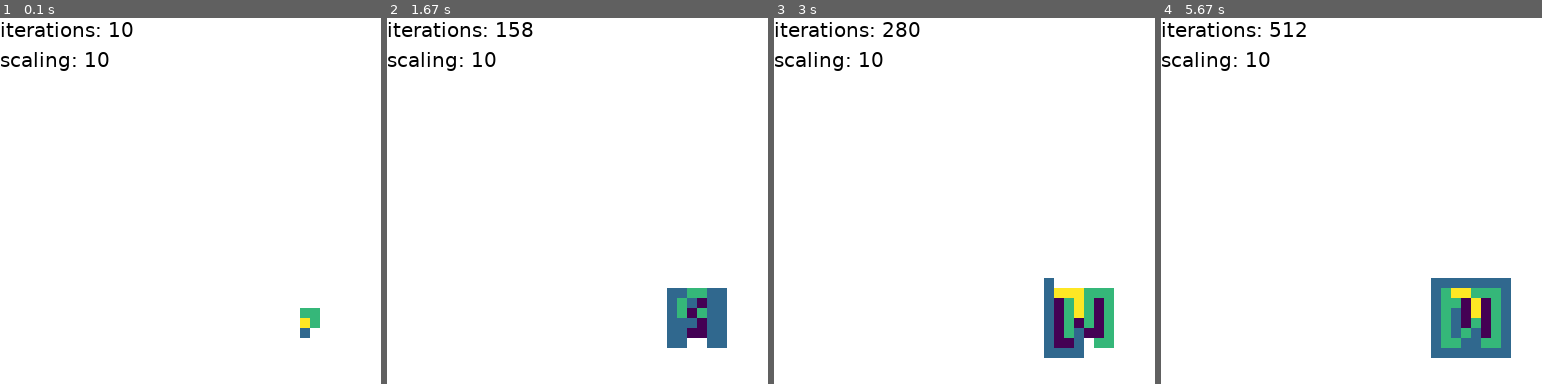
Above: before the commit, frames 1-4 (left to right).
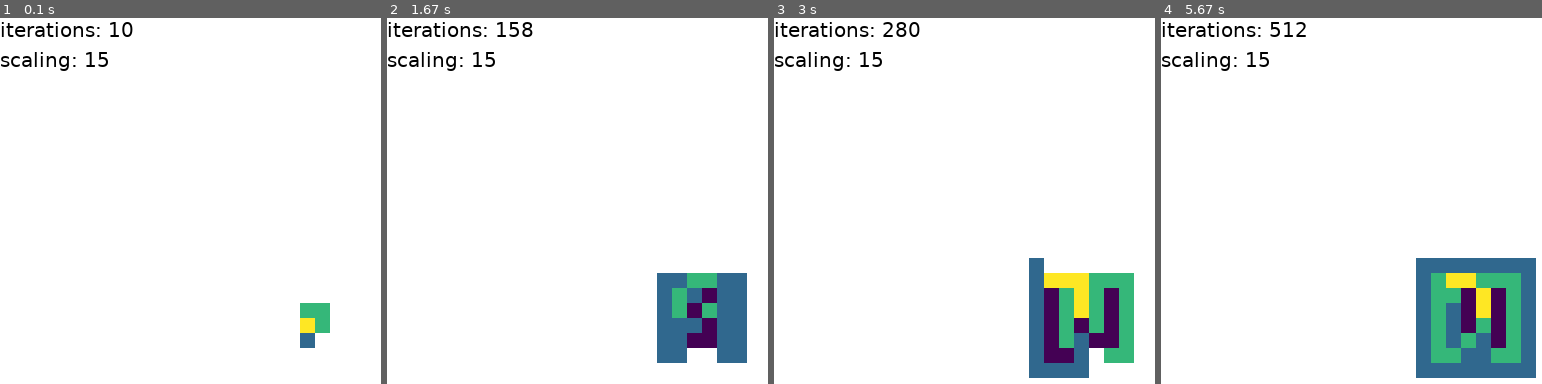
Above: after the commit, the same moments.

Repository: binnev/pygame_sandbox
Game: pygame game, started from langtons_ant/__main__.py
Same seed, same stepped clock (60 frames per second), same inputs: the game is played once before the commit and once after it.
Inputs:
- Up to frame 1 (0.1 s): no input
- Up to frame 2 (1.67 s): hold Up 0.33-0.8 s; hold Down 0.83-1.13 s; hold Up 1.17-1.53 s; hold Down from 1.57 s (still down)
- Up to frame 3 (3 s): release Down at 1.93 s; hold Up 1.97-2.27 s; hold Down 2.3-2.6 s; hold Up from 2.63 s (still down)
- Up to frame 4 (5.67 s): release Up at 3 s; hold Down 3.03-3.4 s; hold Up 3.43-3.73 s; hold Down 3.77-4.07 s; hold Up 4.1-4.47 s; hold Down 4.5-4.87 s; hold Up 4.9-5.2 s; hold Down 5.23-5.53 s; hold Up from 5.57 s (still down)

The runs differ from the first frame. In frame 1, 0.6% of the frame differs, in the area x 25-87%, y 9-91%; in frame 2, 4.1%; in frame 3, 6.3%; in frame 4, 9.2%, in the area x 25-99%, y 9-99%.

Commit message:
settings

Diff:
--- a/langtons_ant/classes.py
+++ b/langtons_ant/classes.py
@@ -16,7 +16,7 @@
     game: LangtonsAntGame
     parental_name = "board"
     colormap = matplotlib.cm.viridis
-    scaling = 10
+    scaling = 15
 
     def __init__(self, game):
         self.max_x = 0
@@ -79,7 +79,6 @@
             pixel = Surface((self.scaling, self.scaling))
             colour = self.colours[colour_index]
             pixel.fill(colour[:3])
-            # surface.blit(pixel, tuple([item * self.scaling for item in coords]))
             screen_x, screen_y = self.map_self_to_screen(x, y)
             surface.blit(pixel, (screen_x, screen_y))
 
